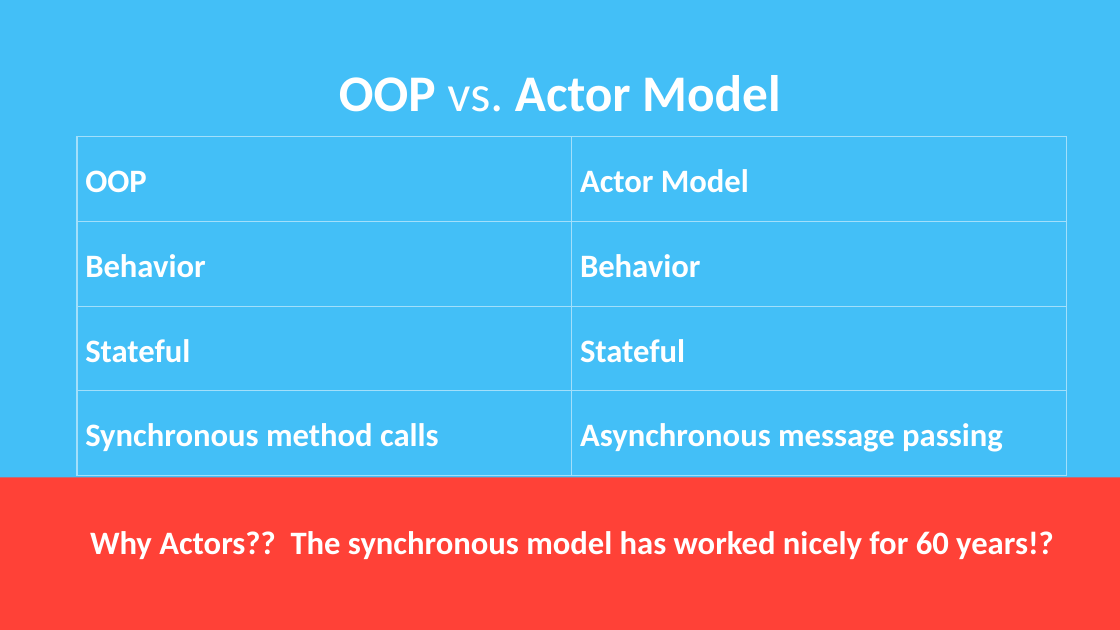
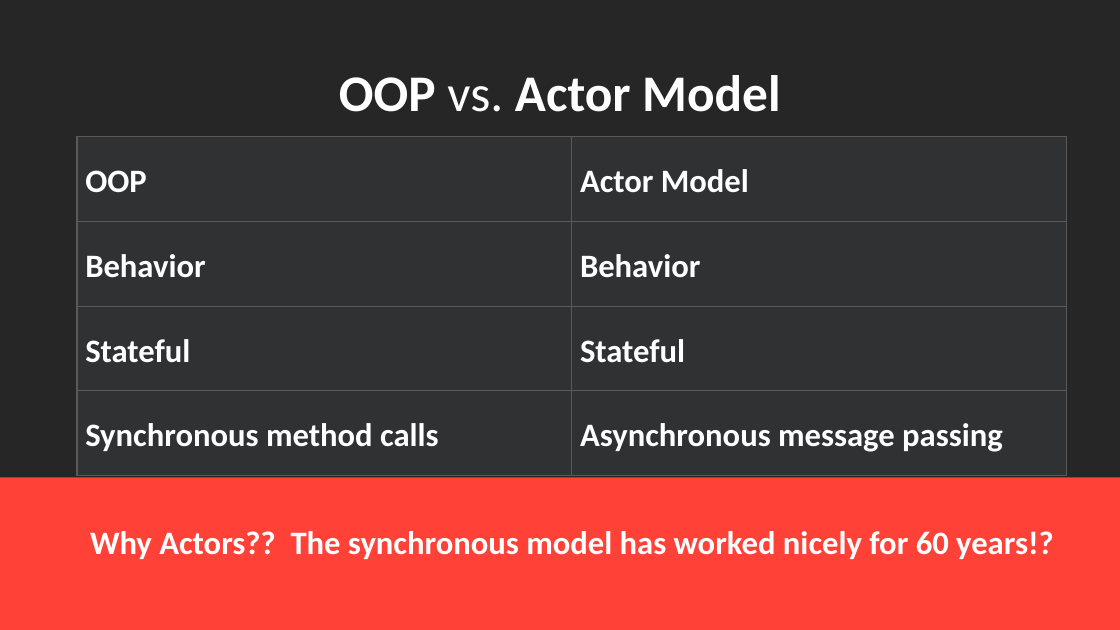
Before and after one commit to rogeralsing/Presentations, a slide deck: slide 3 of ProtoActor/TV4/protoactor.pptx. Drawn at 1120x630 pixels with LibreOffice and Linux fonts; fonts in the diff are those of the drawing. Boxes give left, top, right and bottom in pixels: in the first picture for what was removed or moved away, otherwise in the second. Text is boxed around its words. In the diff, an @@ line names an element or a change of style, - is before the commit and + after.

```diff
--- a/ProtoActor/TV4/protoactor.pptx
+++ b/ProtoActor/TV4/protoactor.pptx
@@ background #43BFF7 to #262626 @@
@@ fill #43BFF7 to #2F3133; outline #A2DFFB 1 pt to #595959 1 pt in 8 elements at [77, 137, 572, 222], [572, 137, 1067, 222], [77, 222, 572, 307], [77, 307, 572, 392], [77, 391, 572, 476], [572, 222, 1067, 307], [572, 307, 1067, 392], [572, 391, 1067, 476] @@
```
Also in this commit, not shown: 5 other slides changed, 1 other file.
